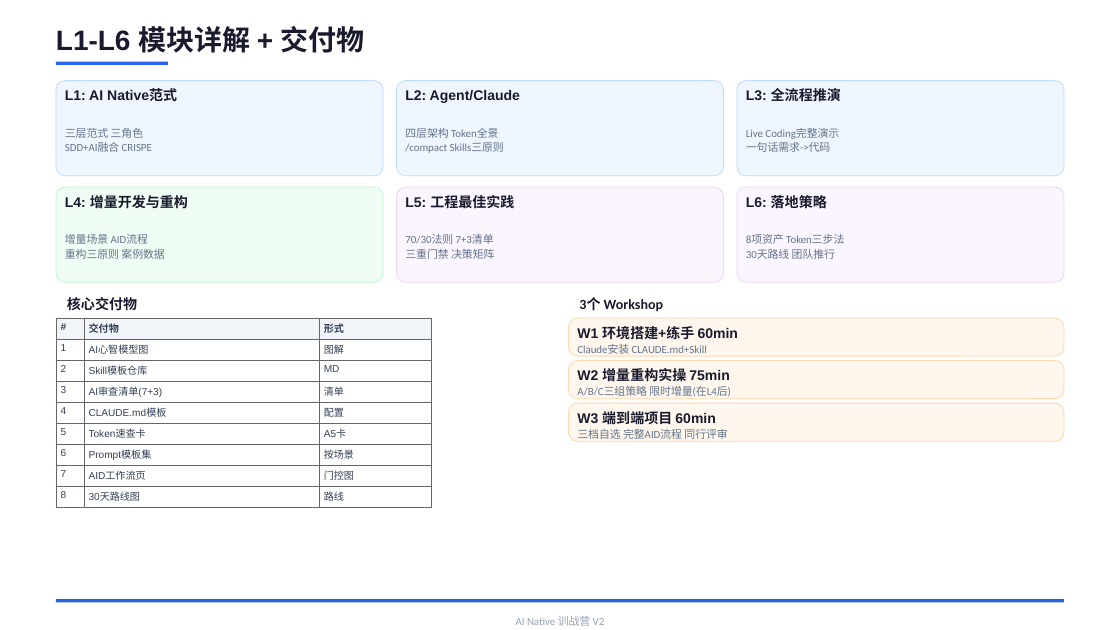
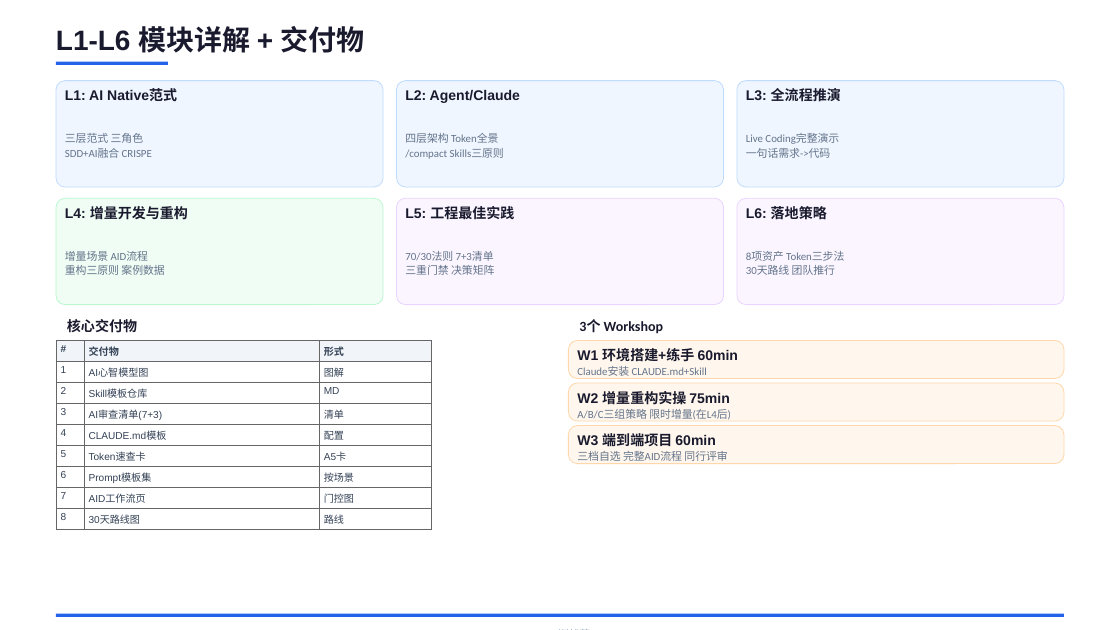
Before and after one commit to JungleTestLabs/ai-coding-training, a slide deck: slide 5 of docs/AI-Native-训战营-介绍与日程.pptx. Drawn at 1120x630 pixels with LibreOffice and Linux fonts; fonts in the diff are those of the drawing. Boxes give left, top, right and bottom in pixels: in the first picture for what was removed or moved away, otherwise in the second. Text is boxed around its words. In the diff, an @@ line names an element or a change of style, - is before the commit and + after.

```diff
--- a/docs/AI-Native-训战营-介绍与日程.pptx
+++ b/docs/AI-Native-训战营-介绍与日程.pptx
@@ rounded rectangle: place and size @@
-rounded rectangle at box(56, 81, 383, 176)
+rounded rectangle at box(56, 81, 383, 187)
@@ rounded rectangle: place and size @@
-rounded rectangle at box(396, 81, 724, 176)
+rounded rectangle at box(396, 81, 724, 187)
@@ rounded rectangle: place and size @@
-rounded rectangle at box(737, 81, 1064, 176)
+rounded rectangle at box(737, 81, 1064, 187)
@@ text "三层范式 三角色": place and size @@
-text "三层范式 三角色" at box(65, 128, 152, 152)
+text "三层范式 三角色" at box(65, 133, 152, 158)
@@ text "四层架构 Token全景": place and size @@
-text "四层架构 Token全景" at box(405, 128, 504, 153)
+text "四层架构 Token全景" at box(405, 133, 504, 159)
@@ text "Live Coding完整演示": place and size @@
-text "Live Coding完整演示" at box(746, 128, 839, 152)
+text "Live Coding完整演示" at box(746, 134, 839, 158)
@@ rounded rectangle: place and size @@
-rounded rectangle at box(56, 187, 383, 282)
+rounded rectangle at box(56, 198, 383, 305)
@@ rounded rectangle: place and size @@
-rounded rectangle at box(396, 187, 724, 282)
+rounded rectangle at box(396, 198, 724, 305)
@@ proportions changed in 6 elements at box(56, 81, 383, 187), box(396, 81, 724, 187), box(737, 81, 1064, 187), box(56, 198, 383, 305), box(396, 198, 724, 305), box(737, 198, 1064, 305) @@
@@ rounded rectangle: place and size @@
-rounded rectangle at box(737, 187, 1064, 282)
+rounded rectangle at box(737, 198, 1064, 305)
@@ 3 texts: place and size @@
-3 texts at box(65, 193, 827, 211)
+3 texts at box(65, 204, 827, 222)
@@ text "增量场景 AID流程": place and size @@
-text "增量场景 AID流程" at box(65, 234, 164, 259)
+text "增量场景 AID流程" at box(65, 251, 164, 275)
@@ text "70/30法则 7+3清单": place and size @@
-text "70/30法则 7+3清单" at box(405, 234, 494, 259)
+text "70/30法则 7+3清单" at box(405, 251, 494, 275)
@@ text "8项资产 Token三步法": place and size @@
-text "8项资产 Token三步法" at box(746, 234, 844, 259)
+text "8项资产 Token三步法" at box(746, 251, 844, 275)
@@ 4 texts, 2 rounded rectangles, 1 table: place and size @@
-4 texts, 2 rounded rectangles, 1 table at box(56, 318, 1064, 505)
+4 texts, 2 rounded rectangles, 1 table at box(56, 340, 1064, 529)
@@ 4 texts, 1 rounded rectangle: place and size @@
-4 texts, 1 rounded rectangle at box(67, 297, 1064, 441)
+4 texts, 1 rounded rectangle at box(67, 319, 1064, 464)
@@ text "AI Native 训战营 V2" rewrapped from box(516, 616, 605, 626) to box(56, 623, 1064, 630) @@
@@ rectangle: place and size @@
-rectangle at box(56, 599, 1064, 603)
+rectangle at box(56, 614, 1064, 617)
```
Also in this commit, not shown: 5 other slides changed.
